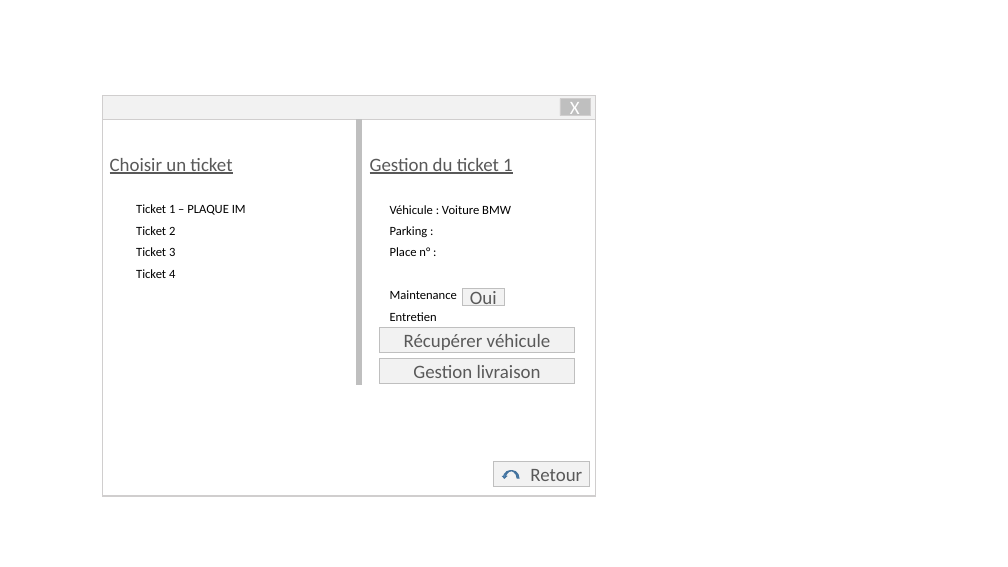
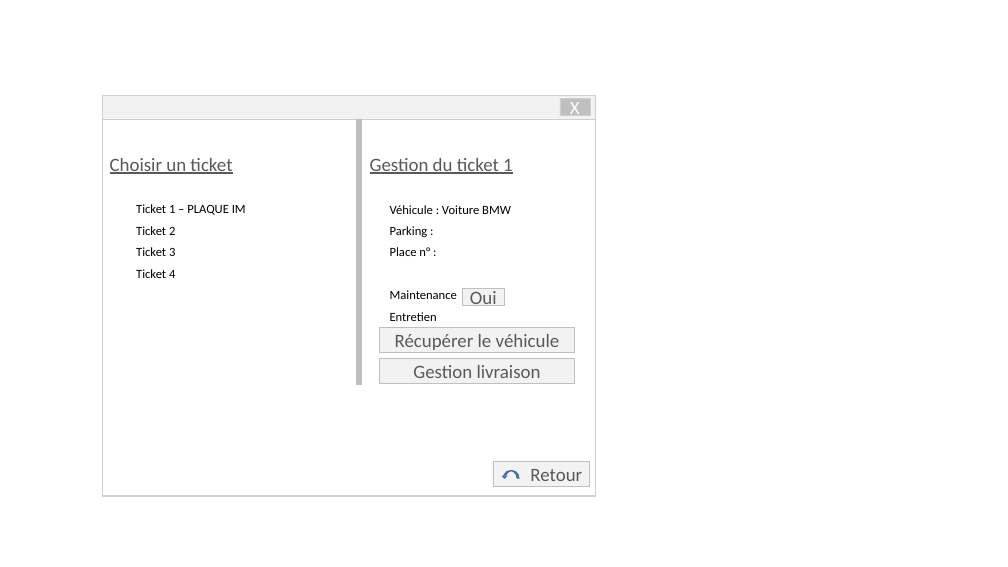
Before and after one commit to YoannGa/PTUT2018, a slide deck: slide 3 of Documentation/maquette.pptx. Drawn at 1008x567 pixels with LibreOffice and Linux fonts; fonts in the diff are those of the drawing. Boxes give left, top, right and bottom in pixels: in the first picture for what was removed or moved away, otherwise in the second. Text is boxed around its words. In the diff, an @@ line names an element or a change of style, - is before the commit and + after.

```diff
--- a/Documentation/maquette.pptx
+++ b/Documentation/maquette.pptx
@@ text in rectangle at (x1=395, y1=334, x2=560, y2=353): text changed @@
-Récupérer véhicule
+Récupérer le véhicule
```
Also in this commit, not shown: 2 other slides changed.
